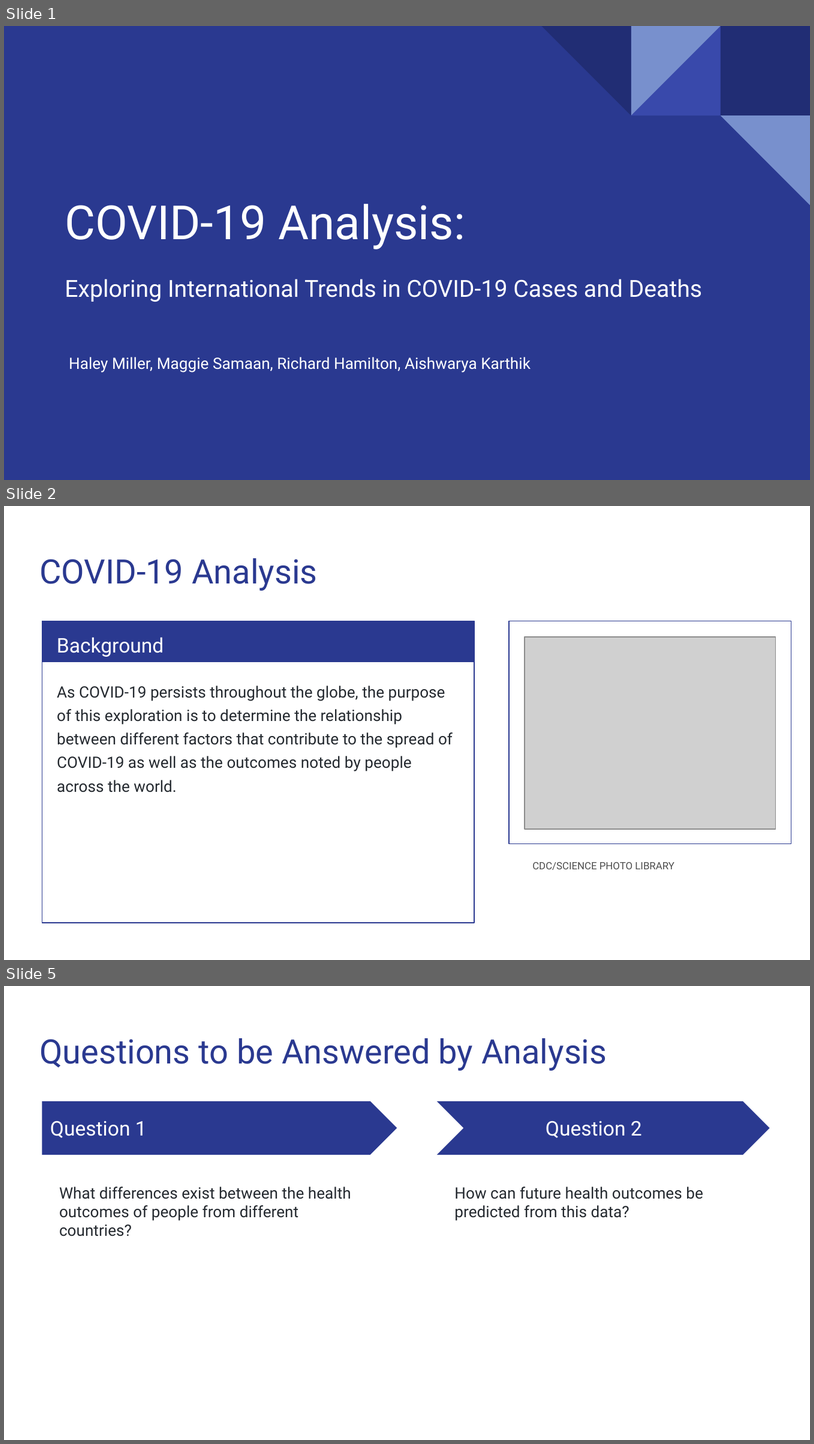
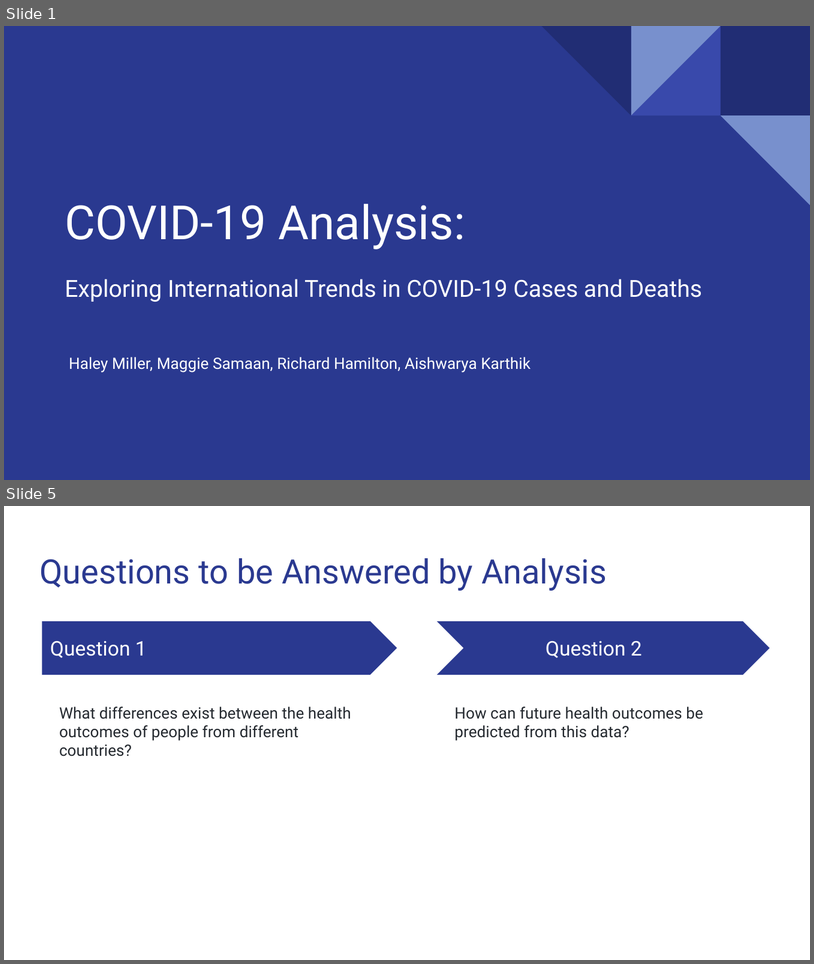
Before and after one commit to Magzzie/COVID-19_Analysis, a slide deck: COVID-19 Analysis.pptx. Shown one above the other, each under a label of ours: slides 1, 2 and 5 before the commit, slides 1 and 5 after it; the slides between them are not shown. The pictures are 814x1444 and 814x964 pixels, drawn with LibreOffice and Linux fonts; fonts in the diff are those of the drawing; grey boxes stand for pictures. Boxes give left, top, right and bottom in pixels: in the first picture for what was removed or moved away, otherwise in the second. Text is boxed around its words. In the diff, an @@ line names an element or a change of style, - is before the commit and + after.

```diff
--- a/COVID-19 Analysis.pptx
+++ b/COVID-19 Analysis.pptx
@@ slide 2 removed at (4, 506, 810, 960), background #FFFFFF @@
@@ title removed at (39, 558, 317, 591) @@
-COVID-19 Analysis
@@ rectangle removed at (42, 621, 474, 663) @@
@@ rectangle removed at (42, 621, 474, 923) @@
@@ rectangle removed at (510, 621, 792, 844) @@
@@ text removed at (57, 637, 164, 657) @@
-Background
@@ picture removed at (525, 637, 777, 829) @@
@@ text removed at (57, 685, 453, 792) @@
-As COVID-19 persists throughout the globe, the purpose of this exploration is to determine the relationship between different factors that contribute to the spread of COVID-19 as well as the outcomes noted by people across the world.
@@ text removed at (533, 862, 674, 870) @@
-CDC/SCIENCE PHOTO LIBRARY
```
Also in this commit, not shown: 3 slides changed, 3 slides added, 2 other slides removed.
